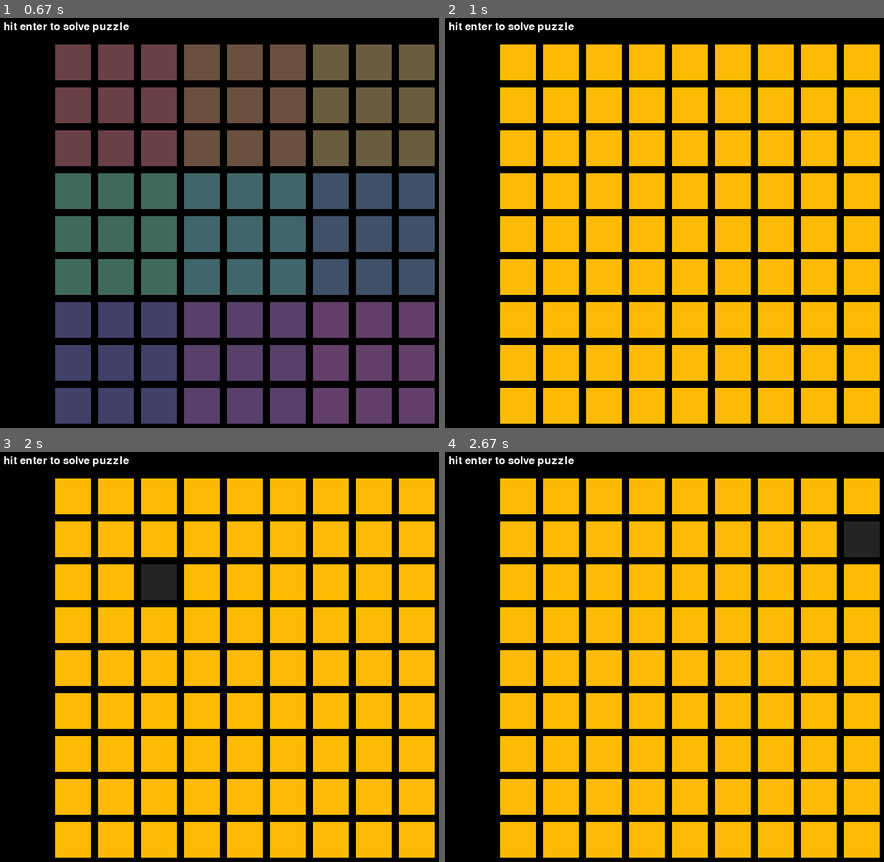
Above: before the commit, frames 1-4 (two rows, left to right).
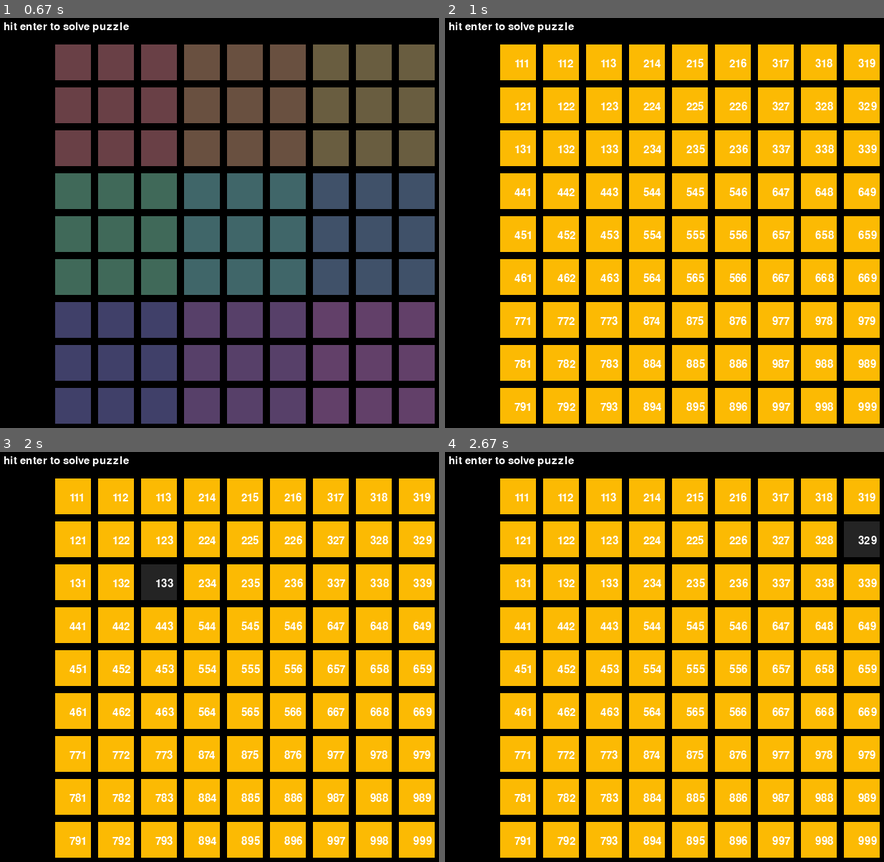
Above: after the commit, the same moments.

Repository: KarinaJadia/Other-Projects
Game: pygame game, started from pygame-tests/sudoku-solver.py
Two runs of this game, one before a commit and one after it. Both use one fixed random seed, a clock stepped at 60 frames per second and the inputs below.
Inputs (mouse positions are in pixels of both pictures, inside the frame that each line leads up to):
- Up to frame 1 (0.67 s): type "ann" at 0.33 s
- Up to frame 2 (1 s): tap Enter at 0.67, 0.88 s
- Up to frame 3 (2 s): click (105, 763) at 1.27 s; click (outside the picture) at 1.6 s; click (149, 579) at 1.93 s
- Up to frame 4 (2.67 s): click (704, 775) at 2.27 s; click (862, 538) at 2.6 s, where only the run after the commit has a clickable "329"

Frame 1 is identical in both runs. In frame 2, 4.2% of the frame differs, in the area x 15-99%, y 9-96%; in frame 3, 4.2%; in frame 4, 4.2%.

Commit message:
i have made an id for boxes, i think i have been trying to avoid it but it needs to be done: pointers

Diff:
--- a/pygame-tests/sudoku-solver.py
+++ b/pygame-tests/sudoku-solver.py
@@ -21,9 +21,9 @@
 colors = [[(105, 64, 70), (105, 80, 64), (105, 93, 64)], # stores the colors of the box
           [(64, 105, 89), (64, 102, 105), (64, 81, 105)],
           [(64, 64, 105), (87, 64, 105), (98, 64, 105)]]
-set_num = [[0, 1, 2], # to make life easier
-          [3, 4, 5],
-          [6, 7, 8]]
+set_num = [[1, 2, 3], # to make life easier
+          [4, 5, 6],
+          [7, 8, 9]]
 
 for i in range(81):
     if i % 9 == 0:
@@ -37,19 +37,19 @@
         "active": False,
         "row": i // 9 + 1, # stores row (goes from 1 to 9)
         "col": i % 9 + 1, # stores column (goes from 1 to 9)
-        "set": set_num[(i//9)//3][(i%9)//3], # which 'set' of boxes it is (goes from 0 to 8)
-        set_num[(i//9)//3][(i%9)//3]: [1,2,3,4,5,6,7,8,9] # all the possible solutions it could be
+        "set": set_num[(i//9)//3][(i%9)//3], # which 'set' of boxes it is (goes from 1 to 9)
+        "id": set_num[(i//9)//3][(i%9)//3]*100 + (i//9+1) * 10 + i%9+1
     }
     boxes.append(box)
 
 def solve():
     for box in boxes:
         if box['text'] != '':
-            box[box['set']].remove(int(box['text']))
+            pass
         else:
             box['passive color'] = (252, 186, 3)
             box['color'] = (252, 186, 3)
-        print(box[box['set']])
+        box['text'] = str(box['id'])
 
 # game
 while True:
